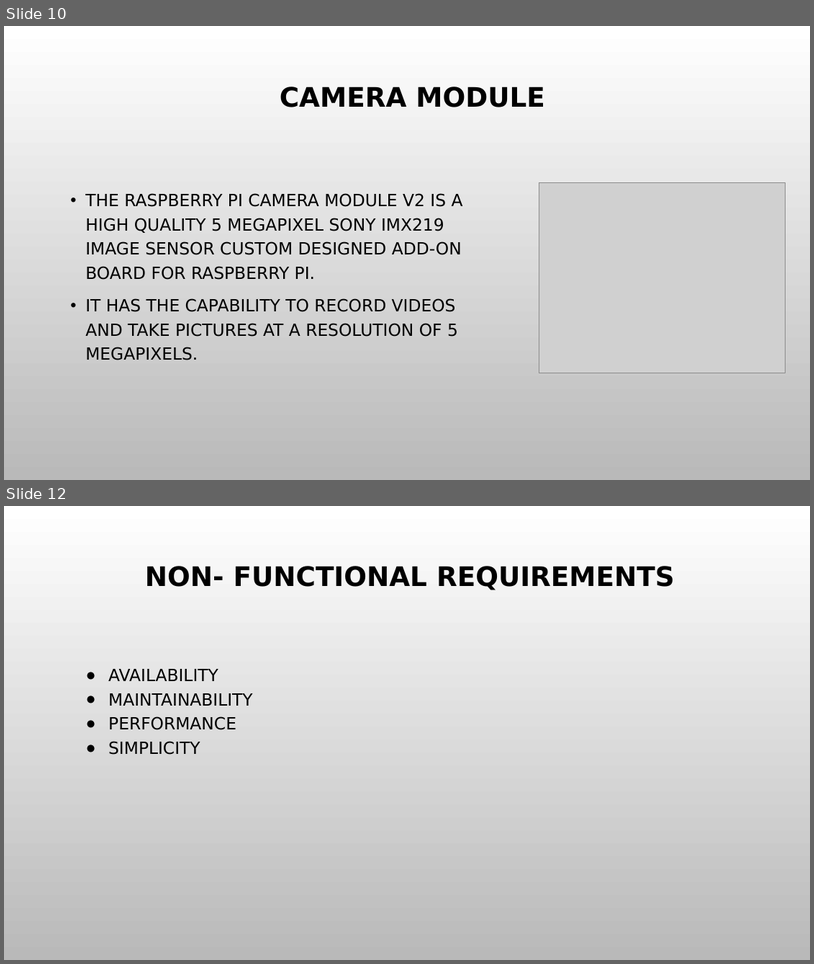
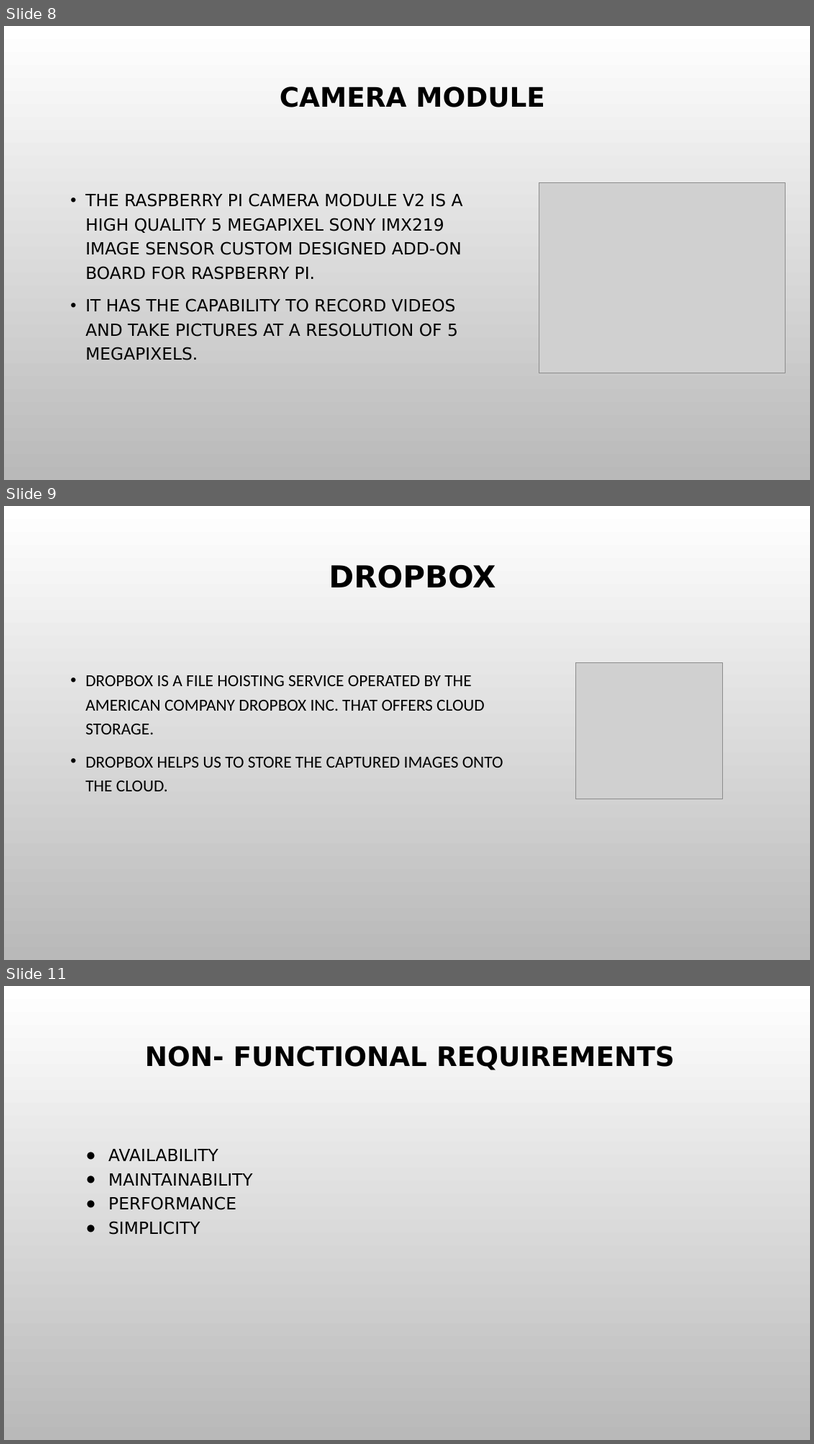
Before and after one commit to vijaykumarrpai/mca-code, a slide deck: 4th Sem/IOT/Alligator.pptx. Shown one above the other, each under a label of ours: slides 10 and 12 before the commit, slides 8, 9 and 11 after it; the slides between them are not shown. The pictures are 814x964 and 814x1444 pixels, drawn with LibreOffice and Linux fonts; fonts in the diff are those of the drawing; grey boxes stand for pictures; background and template pictures are left out. Boxes give left, top, right and bottom in pixels: in the first picture for what was removed or moved away, otherwise in the second. Text is boxed around its words. In the diff, an @@ line names an element or a change of style, - is before the commit and + after.

```diff
--- a/4th Sem/IOT/Alligator.pptx
+++ b/4th Sem/IOT/Alligator.pptx
@@ slide 9 added at (4,506,810,960), background picture (left out) @@
@@ title added at (329,565,496,588), 36 pt, text #000000, bold @@
+DROPBOX
@@ text added at (85,675,504,791), 20 pt, text #000000 @@
+• DROPBOX IS A FILE HOISTING SERVICE OPERATED BY THE AMERICAN COMPANY DROPBOX INC. THAT OFFERS CLOUD STORAGE.
+• DROPBOX HELPS US TO STORE THE CAPTURED IMAGES ONTO THE CLOUD.
@@ picture added at (576,663,723,799) @@
@@ what was slide 10 is now slide 8 @@
@@ what was slide 12 is now slide 11 @@
```
Also in this commit, not shown: 3 slides changed, 1 other slide added, 3 slides removed, 5 other files.
